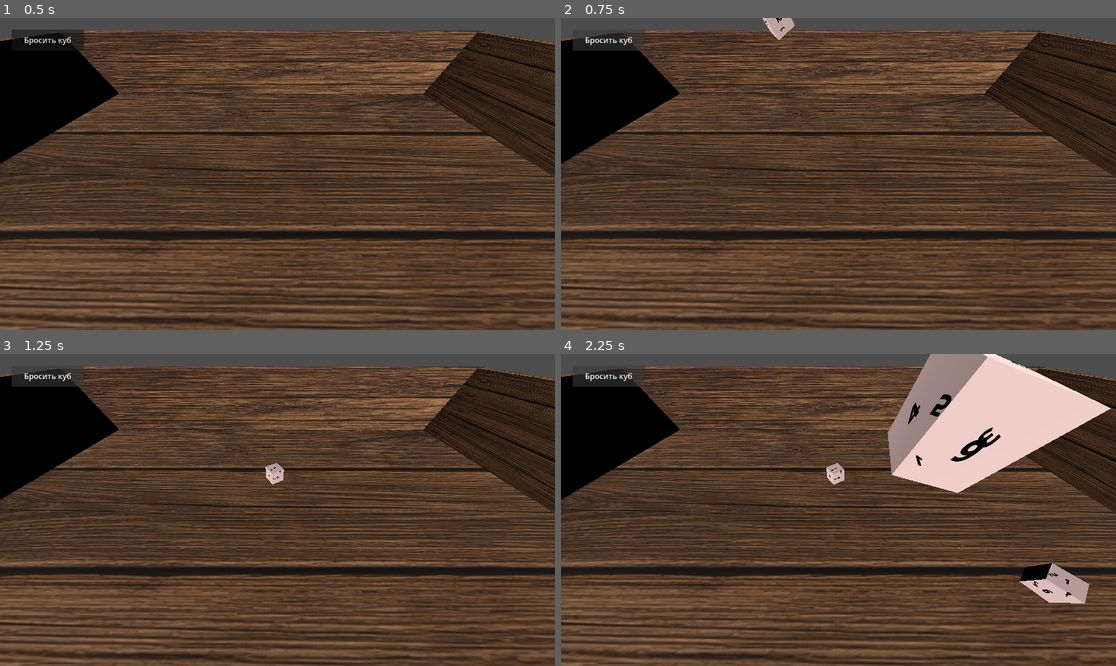
Above: before the commit, frames 1-4 (two rows, left to right).
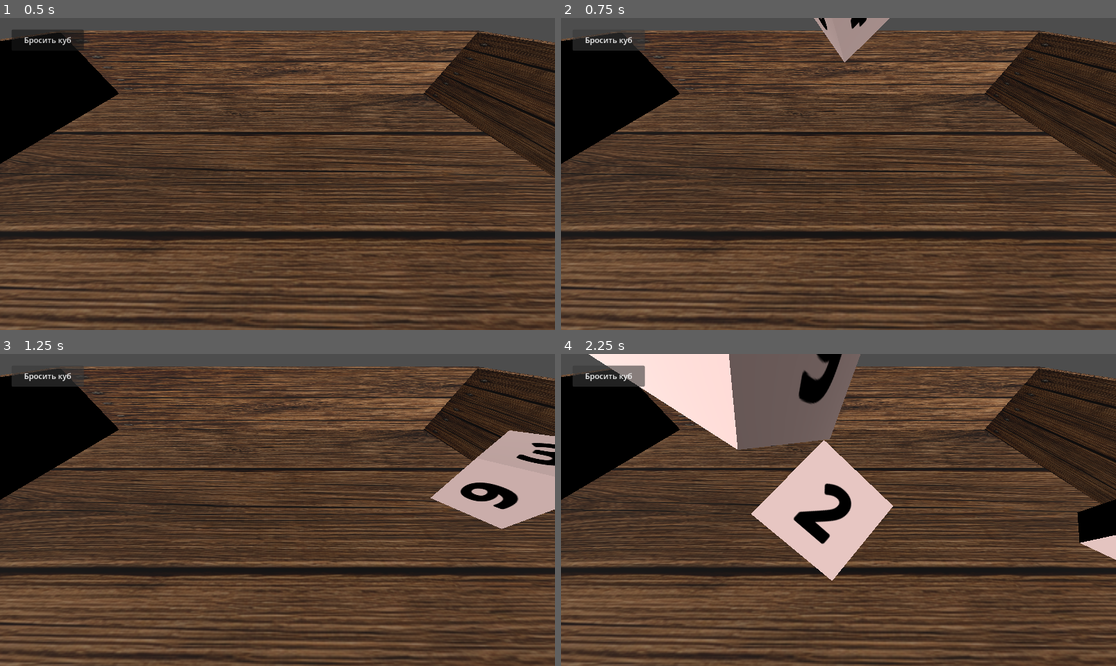
Above: after the commit, the same moments.

Repository: olegbogai-web/dicegame
Game: Godot game, scene res://ui/scenes/board.tscn
Two runs of this game, one before a commit and one after it. Both use one fixed random seed, a clock stepped at 60 frames per second and the inputs below.
Inputs:
- Up to frame 1 (0.5 s): no input
- Up to frame 2 (0.75 s): click "Бросить куб" at 0.5 s
- Up to frame 3 (1.25 s): no input
- Up to frame 4 (2.25 s): click "Бросить куб" at 1.25 s; click "Бросить куб" at 2 s

Frame 1 is identical in both runs. In frame 2, 1.2% of the frame differs, in the area x 36-60%, y 0-15%; in frame 3, 4.7%; in frame 4, 28%, in the area x 5-100%, y 0-80%.

Commit message:
Tune dice visuals and throw dynamics

Diff:
--- a/content/dice/dice.gd
+++ b/content/dice/dice.gd
@@ -167,6 +167,9 @@
 	material.albedo_color = definition.base_color
 	material.roughness = definition.roughness
 	material.metallic = definition.metallic
+	material.transparency = BaseMaterial3D.TRANSPARENCY_DISABLED
+	material.cull_mode = BaseMaterial3D.CULL_BACK
+	material.depth_draw_mode = BaseMaterial3D.DEPTH_DRAW_OPAQUE_ONLY
 	if definition.texture != null:
 		material.albedo_texture = definition.texture
 	return material
--- a/content/dice/dice_face_view.gd
+++ b/content/dice/dice_face_view.gd
@@ -1,6 +1,8 @@
 @tool
 extends Node3D
 class_name DiceFaceView
+
+const FACE_CONTENT_COVERAGE := 0.7
 
 var _aura_sprite: Sprite3D
 var _icon_sprite: Sprite3D
@@ -23,13 +25,13 @@
 	_icon_sprite.visible = false
 	_aura_sprite.visible = false
 
-	var max_size = max(face_size.x, face_size.y)
-	var base_pixel_size = max_size / 320.0
+	var min_size = min(face_size.x, face_size.y)
+	var content_pixel_size = max(min_size * FACE_CONTENT_COVERAGE / max(face_definition.font_size, 1.0), 0.0001)
 
 	if face_definition.has_aura():
 		_aura_sprite.texture = _build_aura_texture(face_definition.aura_color)
 		_aura_sprite.modulate = face_definition.aura_color
-		_aura_sprite.pixel_size = max(base_pixel_size * face_definition.aura_scale * 6.0, 0.0001)
+		_aura_sprite.pixel_size = max(content_pixel_size * face_definition.font_size * face_definition.aura_scale * 1.35, 0.0001)
 		_aura_sprite.visible = true
 
 	match face_definition.content_type:
@@ -37,13 +39,13 @@
 			if face_definition.icon != null:
 				_icon_sprite.texture = face_definition.icon
 				_icon_sprite.modulate = face_definition.overlay_tint
-				_icon_sprite.pixel_size = max(base_pixel_size * 3.2, 0.0001)
+				_icon_sprite.pixel_size = max(min_size * FACE_CONTENT_COVERAGE / 128.0, 0.0001)
 				_icon_sprite.visible = true
 		DiceFaceDefinition.ContentType.TEXT:
 			_label.text = face_definition.text_value
 			_label.modulate = face_definition.text_color
 			_label.font_size = face_definition.font_size
-			_label.pixel_size = max(base_pixel_size, 0.0001)
+			_label.pixel_size = content_pixel_size
 			_label.visible = true
 
 
@@ -52,7 +54,7 @@
 		_aura_sprite = Sprite3D.new()
 		_aura_sprite.name = "Aura"
 		_aura_sprite.billboard = BaseMaterial3D.BILLBOARD_DISABLED
-		_aura_sprite.no_depth_test = true
+		_aura_sprite.no_depth_test = false
 		_aura_sprite.position = Vector3.ZERO
 		add_child(_aura_sprite)
 		_aura_sprite.owner = get_tree().edited_scene_root if Engine.is_editor_hint() else null
@@ -61,7 +63,7 @@
 		_icon_sprite = Sprite3D.new()
 		_icon_sprite.name = "Icon"
 		_icon_sprite.billboard = BaseMaterial3D.BILLBOARD_DISABLED
-		_icon_sprite.no_depth_test = true
+		_icon_sprite.no_depth_test = false
 		_icon_sprite.position = Vector3(0.0, 0.0, 0.0005)
 		add_child(_icon_sprite)
 		_icon_sprite.owner = get_tree().edited_scene_root if Engine.is_editor_hint() else null
@@ -70,7 +72,7 @@
 		_label = Label3D.new()
 		_label.name = "Label"
 		_label.billboard = BaseMaterial3D.BILLBOARD_DISABLED
-		_label.no_depth_test = true
+		_label.no_depth_test = false
 		_label.position = Vector3(0.0, 0.0, 0.0005)
 		_label.horizontal_alignment = HORIZONTAL_ALIGNMENT_CENTER
 		_label.vertical_alignment = VERTICAL_ALIGNMENT_CENTER
--- a/content/resources/base_cube.tres
+++ b/content/resources/base_cube.tres
@@ -29,5 +29,6 @@
 [resource]
 script = ExtResource("1_j8m3r")
 dice_name = "base_cube"
+base_size = Vector3(0.6, 0.6, 0.6)
 base_color = Color(0.99495333, 0.854602, 0.83693045, 1)
 faces = Array[ExtResource("2_4c0xn")]([SubResource("Resource_1"), SubResource("Resource_2"), SubResource("Resource_3"), SubResource("Resource_4"), SubResource("Resource_5"), SubResource("Resource_6")])
--- a/ui/scripts/board_controller.gd
+++ b/ui/scripts/board_controller.gd
@@ -18,13 +18,13 @@
 @export var fallback_expand_step: Vector2 = Vector2(0.2, 0.2)
 
 @export_category("Throw")
-@export var throw_speed_min: float = 1.2
-@export var throw_speed_max: float = 2.0
-@export var throw_direction_spread: float = 0.35
-@export var throw_vertical_velocity_min: float = -0.1
-@export var throw_vertical_velocity_max: float = 0.2
-@export var angular_velocity_min: Vector3 = Vector3(-4.0, -6.0, -4.0)
-@export var angular_velocity_max: Vector3 = Vector3(4.0, 6.0, 4.0)
+@export var throw_speed_min: float = 3.8
+@export var throw_speed_max: float = 6.2
+@export var throw_direction_spread: float = 1.25
+@export var throw_vertical_velocity_min: float = 0.6
+@export var throw_vertical_velocity_max: float = 1.8
+@export var angular_velocity_min: Vector3 = Vector3(-14.0, -18.0, -14.0)
+@export var angular_velocity_max: Vector3 = Vector3(14.0, 18.0, 14.0)
 
 @onready var _floor: Node3D = get_node_or_null(floor_path)
 @onready var _throw_button: Button = %ThrowDiceButton
